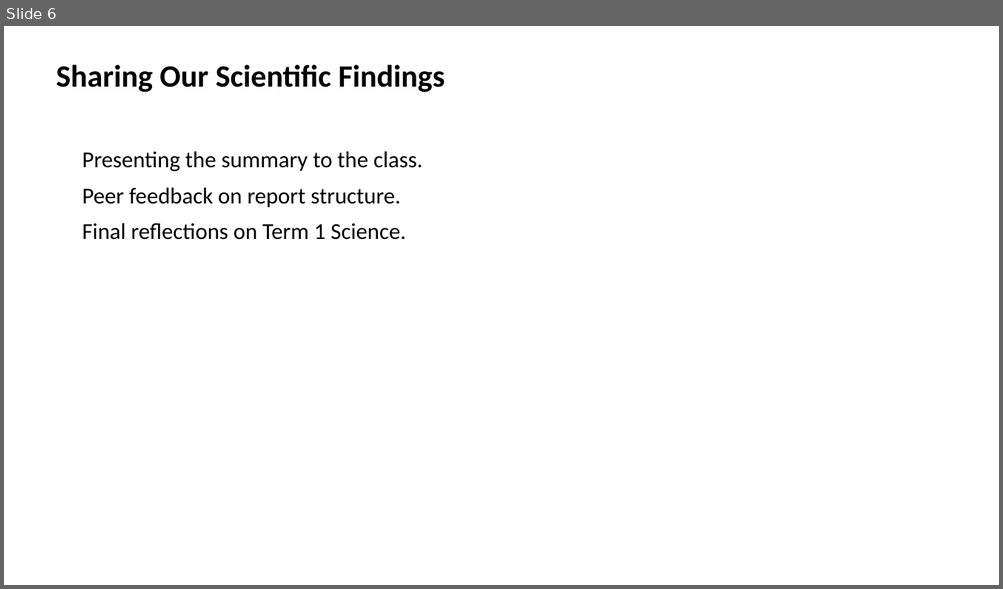
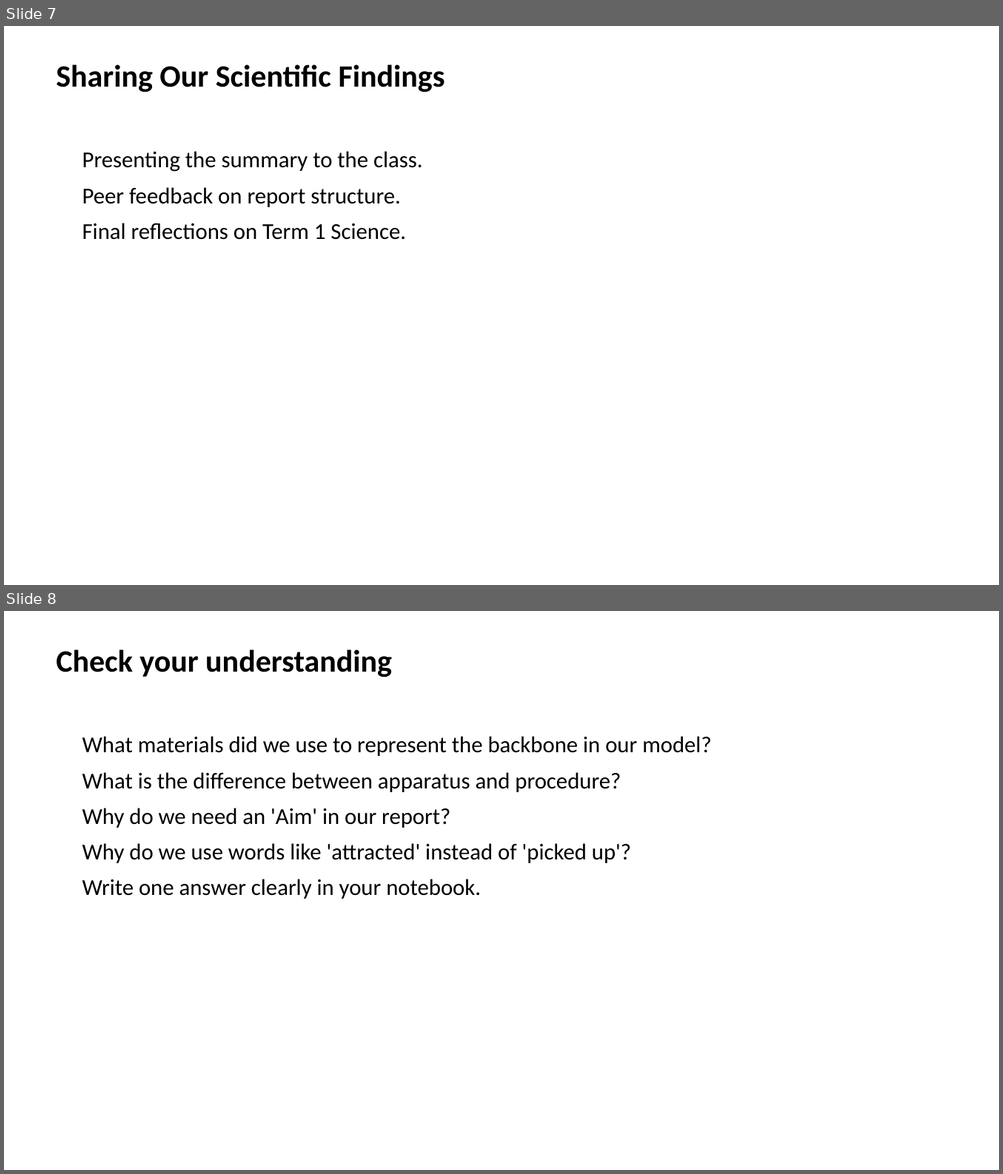
Before and after one commit to yousunjung84-edu/uganda-p7-mvp-20260629, a slide deck: uganda-p7-mvp/p7_t1_integrated_science_1205/p7_t1_integrated_science_1205.pptx. Shown one above the other, each under a label of ours: slide 6 before the commit, slides 7 and 8 after it. The pictures are 1003x589 and 1003x1174 pixels, drawn with LibreOffice and Linux fonts; fonts in the diff are those of the drawing. Boxes give left, top, right and bottom in pixels: in the first picture for what was removed or moved away, otherwise in the second. Text is boxed around its words. In the diff, an @@ line names an element or a change of style, - is before the commit and + after.

```diff
--- a/uganda-p7-mvp/p7_t1_integrated_science_1205/p7_t1_integrated_science_1205.pptx
+++ b/uganda-p7-mvp/p7_t1_integrated_science_1205/p7_t1_integrated_science_1205.pptx
@@ slide 8 added at (4, 611, 999, 1170), background #FFFFFF @@
@@ text added at (56, 649, 392, 677), 30 pt, text #000000, bold @@
+Check your understanding
@@ text added at (82, 736, 711, 899), 22 pt, text #000000 @@
+What materials did we use to represent the backbone in our model?
+What is the difference between apparatus and procedure?
+Why do we need an 'Aim' in our report?
+Why do we use words like 'attracted' instead of 'picked up'?
+Write one answer clearly in your notebook.
@@ what was slide 6 is now slide 7 @@
```
Also in this commit, not shown: 1 other slide added, 43 other files.
